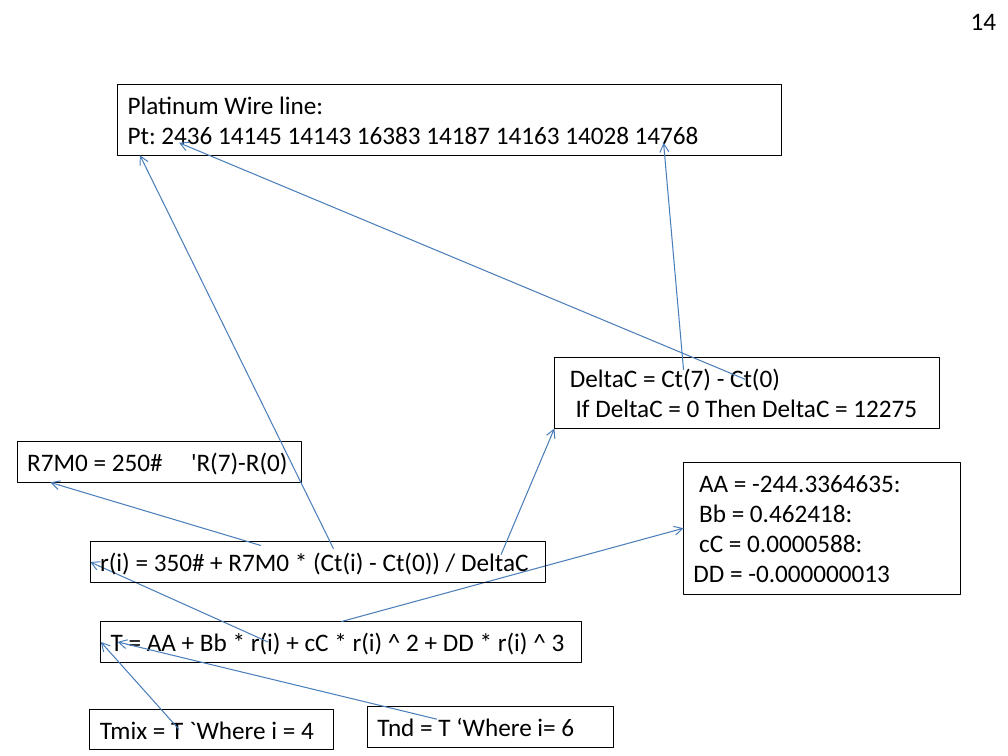
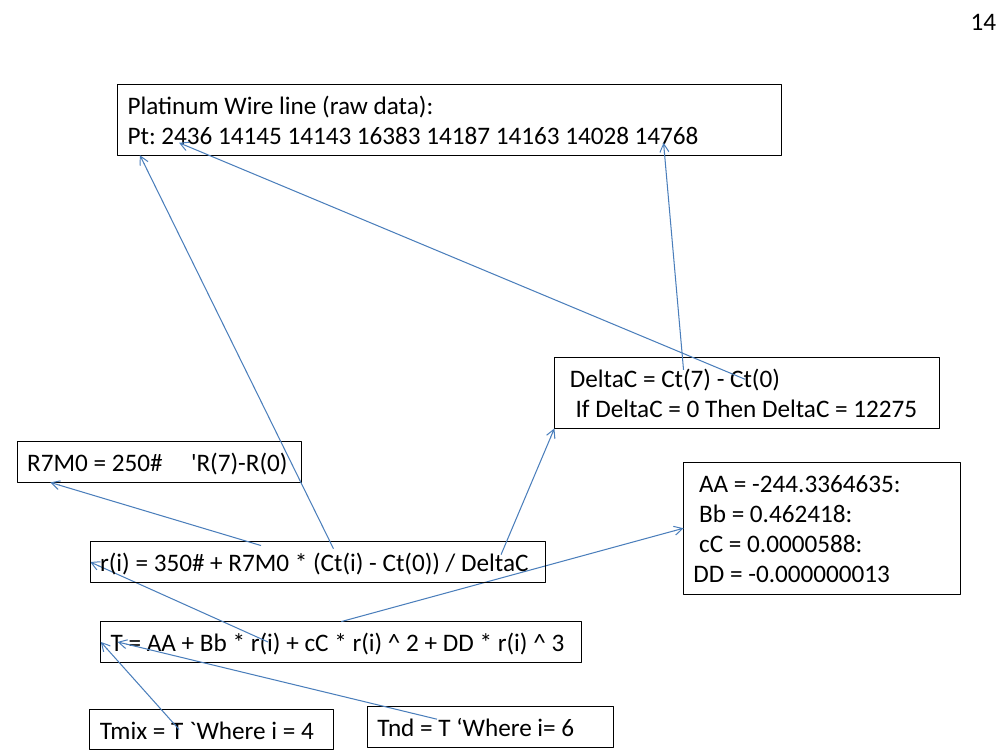
Before and after one commit to NCAR/nimbus, a slide deck: slide 9 of instruments/mtp/doc/MTP-DFD.pptx (slide 15 before the commit). Drawn at 1008x756 pixels with LibreOffice and Linux fonts; fonts in the diff are those of the drawing. Boxes give left, top, right and bottom in pixels: in the first picture for what was removed or moved away, otherwise in the second. Text is boxed around its words. In the diff, an @@ line names an element or a change of style, - is before the commit and + after.

```diff
--- a/instruments/mtp/doc/MTP-DFD.pptx
+++ b/instruments/mtp/doc/MTP-DFD.pptx
@@ text in rectangle at <box>128,95,434,118</box>: text changed @@
-Platinum Wire line:
+Platinum Wire line (raw data):
```
Also in this commit, not shown: 10 other slides changed, 6 slides removed.
